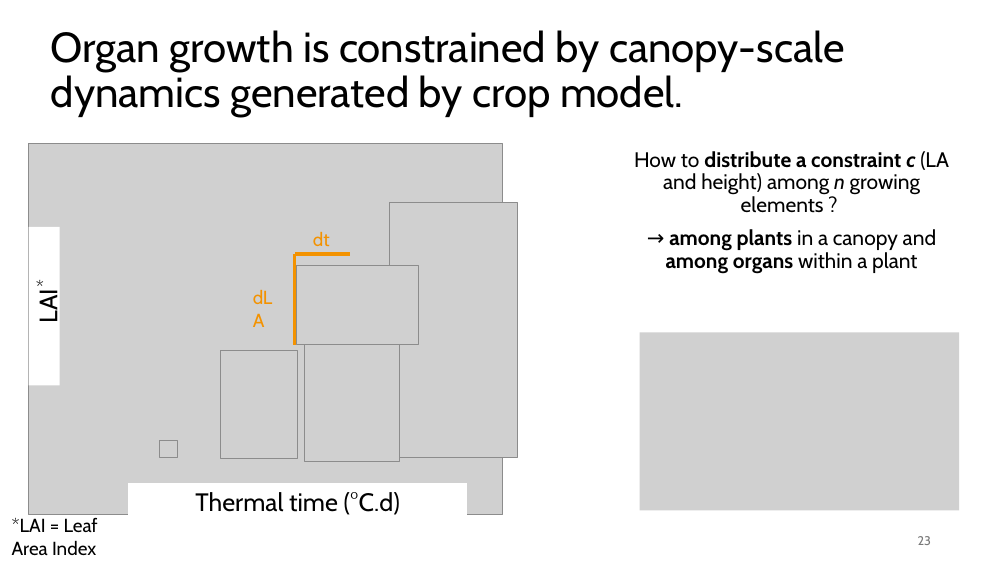
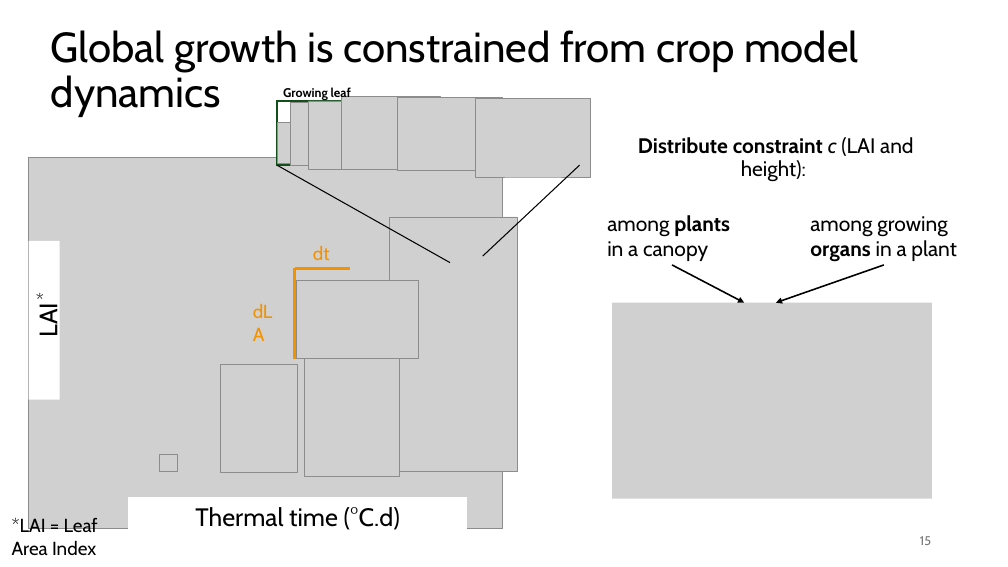
Before and after one commit to orianebro/PhD_Oriane, a slide deck: slide 15 of resources/ppt_reu_PhenoMEn_19_11_2024.pptx (slide 23 before the commit). Drawn at 1008x567 pixels with LibreOffice and Linux fonts; fonts in the diff are those of the drawing; grey boxes stand for pictures. Boxes give left, top, right and bottom in pixels: in the first picture for what was removed or moved away, otherwise in the second. Text is boxed around its words. In the diff, an @@ line names an element or a change of style, - is before the commit and + after.

```diff
--- a/resources/ppt_reu_PhenoMEn_19_11_2024.pptx
+++ b/resources/ppt_reu_PhenoMEn_19_11_2024.pptx
@@ text at <box>51,30,859,117</box>: text changed @@
-Organ growth is constrained by canopy-scale dynamics generated by crop model.
+Global growth is constrained from crop model dynamics
@@ group added at <box>278,86,591,262</box>: 6 pictures, 2 lines, 1 rectangle, 1 text @@
+Growing leaf
@@ text at <box>638,137,913,182</box>: text changed; bold on @@
-How to distribute a constraint c (LA and height) among n growing elements ?
-→ among plants in a canopy and among organs within a plant
+Distribute constraint c (LAI and height):
@@ text added at <box>607,215,730,261</box>, 20 pt, text #000000 @@
+among plants in a canopy
@@ text added at <box>810,216,956,262</box>, 20 pt, text #000000 @@
+among growing organs in a plant
@@ 6 pictures, 2 texts, 2 rectangles, 2 lines: place and size @@
-6 pictures, 2 texts, 2 rectangles, 2 lines at <box>28,144,517,539</box>
+6 pictures, 2 texts, 2 rectangles, 2 lines at <box>28,157,517,554</box>
@@ arrow added from (672, 265) to (744, 302), #000000 1.5 pt @@
@@ arrow added from (884, 265) to (776, 302), #000000 1.5 pt @@
@@ text "*": place and size @@
-text "*" at <box>29,272,46,302</box>
+text "*" at <box>29,284,46,315</box>
@@ picture: place and size @@
-picture at <box>640,333,960,511</box>
+picture at <box>613,302,932,498</box>
@@ page number at <box>920,536,931,545</box>: text changed @@
-23
+15
```
Also in this commit, not shown: 19 other slides changed, 1 slide added, 12 slides removed, 8 other files.
